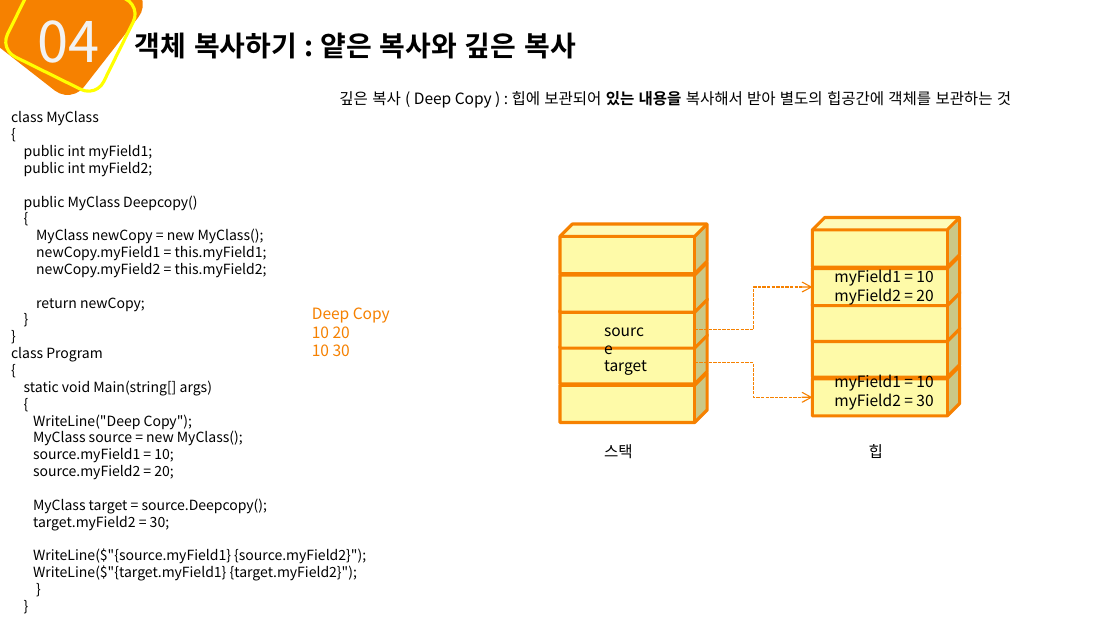
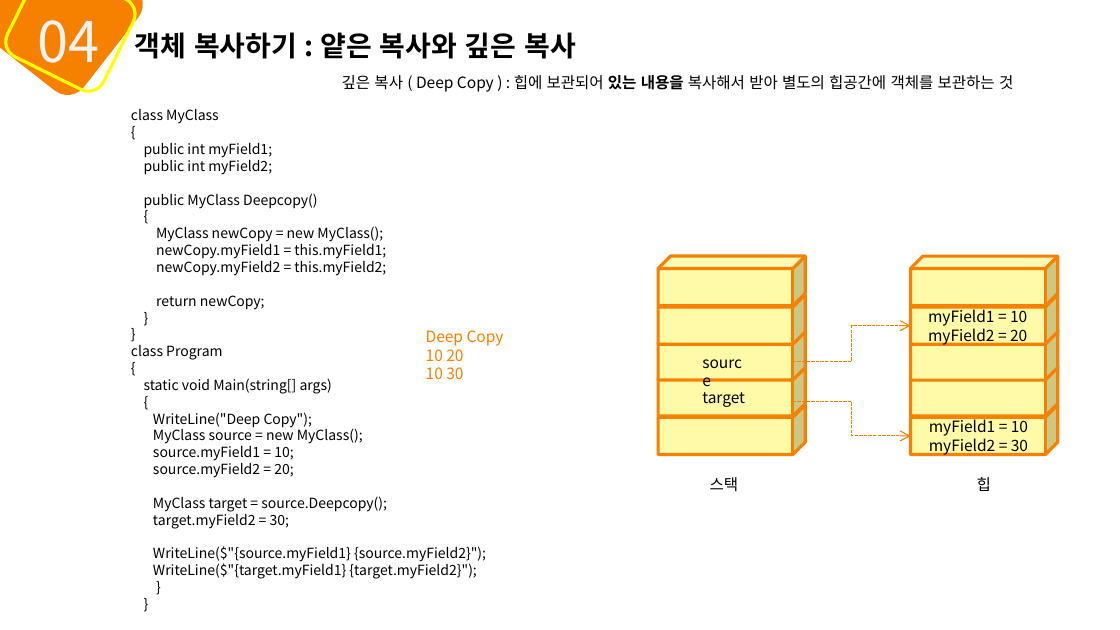
Before and after one commit to mins1119/C-, a slide deck: slide 37 of 2주차.pptx. Drawn at 1120x630 pixels with LibreOffice and Linux fonts; fonts in the diff are those of the drawing. Boxes give left, top, right and bottom in pixels: in the first picture for what was removed or moved away, otherwise in the second. Text is boxed around its words. In the diff, an @@ line names an element or a change of style, - is before the commit and + after.

```diff
--- a/2주차.pptx
+++ b/2주차.pptx
@@ text "깊은 복사 ( Deep Copy ...": place and size @@
-text "깊은 복사 ( Deep Copy ..." at [339,91,1011,108]
+text "깊은 복사 ( Deep Copy ..." at [342,75,1013,92]
@@ text "class MyClass": place and size @@
-text "class MyClass" at [11,111,366,581]
+text "class MyClass" at [131,109,486,579]
@@ cube: place and size @@
-cube at [560,262,707,311]
+cube at [659,295,805,344]
@@ text "Deep Copy": place and size @@
-text "Deep Copy" at [312,307,390,356]
+text "Deep Copy" at [426,330,504,379]
@@ elbow arrow moved from (694, 329) - (812, 287) to (793, 362) - (911, 326) @@
@@ text "myField1 = 10": place and size @@
-text "myField1 = 10" at [834,267,933,306]
+text "myField1 = 10" at [928,307,1027,346]
@@ text "source": place and size @@
-text "source" at [594,315,663,345]
+text "source" at [691,347,760,377]
@@ text "target": place and size @@
-text "target" at [604,360,647,375]
+text "target" at [702,392,745,407]
@@ 4 cubes: place and size @@
-4 cubes at [560,224,707,422]
+4 cubes at [659,256,805,455]
@@ 5 cubes, 1 elbow arrow: place and size @@
-5 cubes, 1 elbow arrow at [694,217,959,416]
+5 cubes, 1 elbow arrow at [793,256,1057,455]
@@ text "myField1 = 10": place and size @@
-text "myField1 = 10" at [834,374,933,410]
+text "myField1 = 10" at [929,417,1028,456]
@@ text "스택": place and size @@
-text "스택" at [604,444,633,459]
+text "스택" at [710,477,739,492]
@@ text "힙": place and size @@
-text "힙" at [869,444,883,458]
+text "힙" at [977,477,991,491]
```
Also in this commit, not shown: 47 other slides changed.
